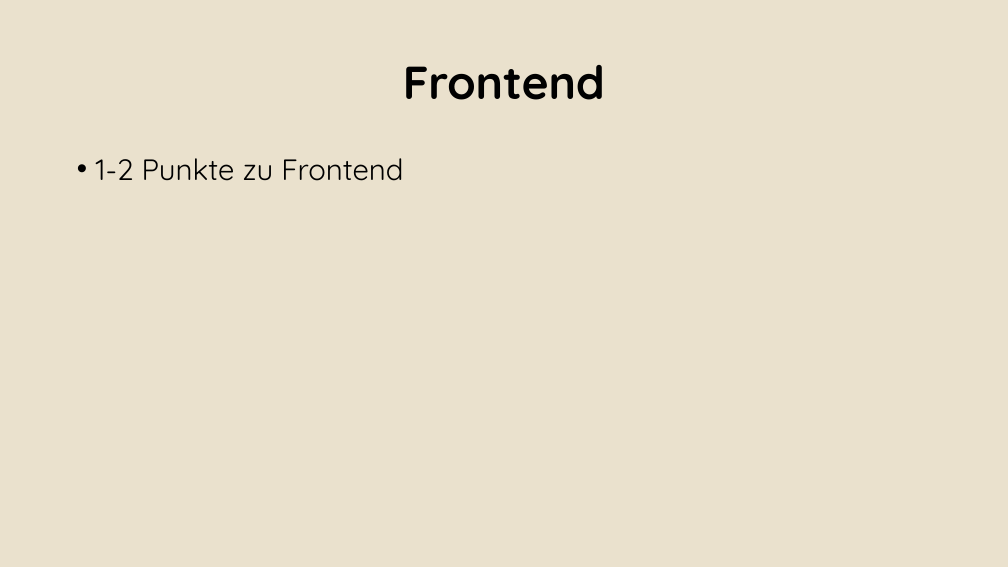
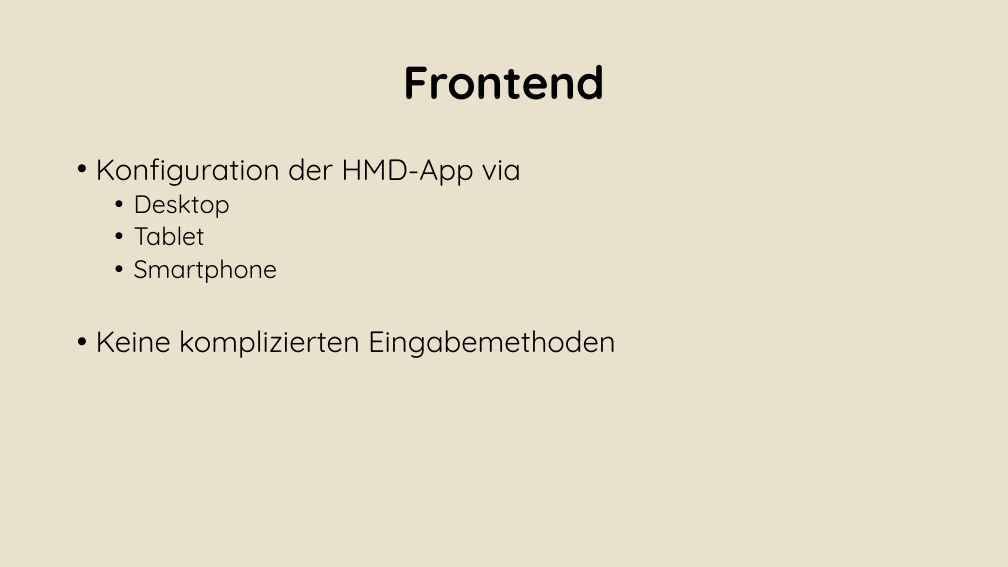
Before and after one commit to Alergeek/Dokumentation, a slide deck: slide 23 of Docs/AbschlussPräsi.pptx. Drawn at 1008x567 pixels with LibreOffice and Linux fonts; fonts in the diff are those of the drawing; background and template pictures are left out. Boxes give left, top, right and bottom in pixels: in the first picture for what was removed or moved away, otherwise in the second. Text is boxed around its words. In the diff, an @@ line names an element or a change of style, - is before the commit and + after.

```diff
--- a/Docs/AbschlussPräsi.pptx
+++ b/Docs/AbschlussPräsi.pptx
@@ text at [96, 158, 616, 358]: text changed @@
-• 1-2 Punkte zu Frontend
+• Konfiguration der HMD-App via
+  • Desktop
+  • Tablet
+  • Smartphone
+• Keine komplizierten Eingabemethoden
```
Also in this commit, not shown: 3 other slides changed, 1 other file.
